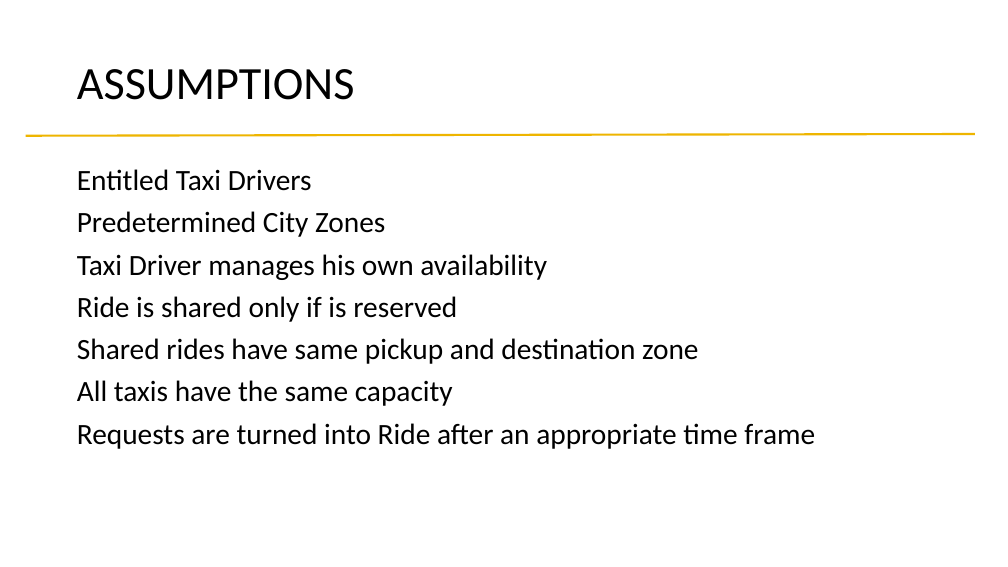
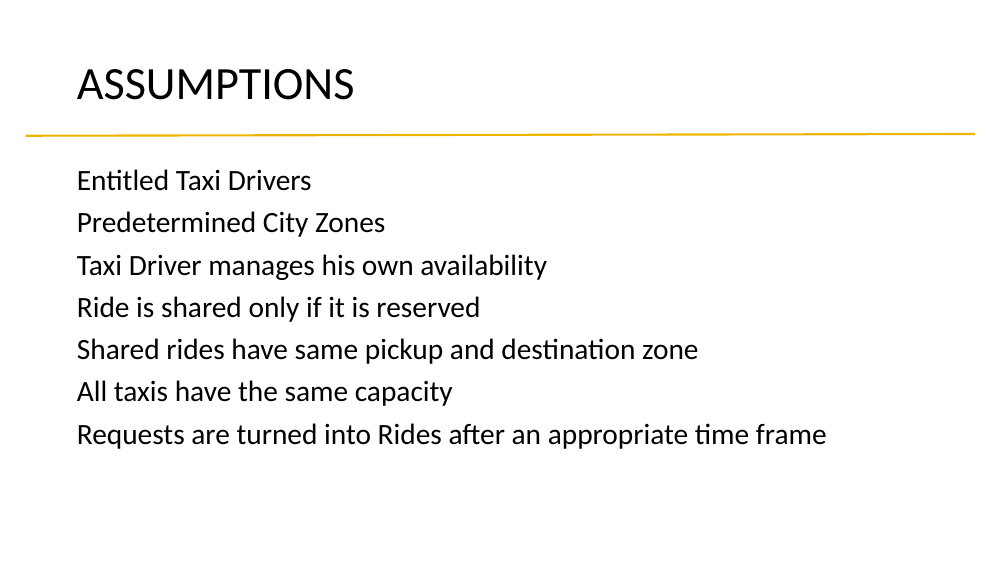
Before and after one commit to alessandrobaldassari/se2-polimi-baldassari-bendin-giarola, a slide deck: slide 4 of Final Presentation/Presentation.pptx. Drawn at 1008x567 pixels with LibreOffice and Linux fonts; fonts in the diff are those of the drawing. Boxes give left, top, right and bottom in pixels: in the first picture for what was removed or moved away, otherwise in the second. Text is boxed around its words. In the diff, an @@ line names an element or a change of style, - is before the commit and + after.

Commit message:
Final Presentation: updates

```diff
--- a/Final Presentation/Presentation.pptx
+++ b/Final Presentation/Presentation.pptx
@@ text at (x1=77, y1=296, x2=480, y2=322): text changed @@
-Ride is shared only if is reserved
+Ride is shared only if it is reserved
@@ text at (x1=77, y1=423, x2=827, y2=449): text changed @@
-Requests are turned into Ride after an appropriate time frame
+Requests are turned into Rides after an appropriate time frame
```
Also in this commit, not shown: 4 other slides changed, 7 slides added, 1 slide removed.
